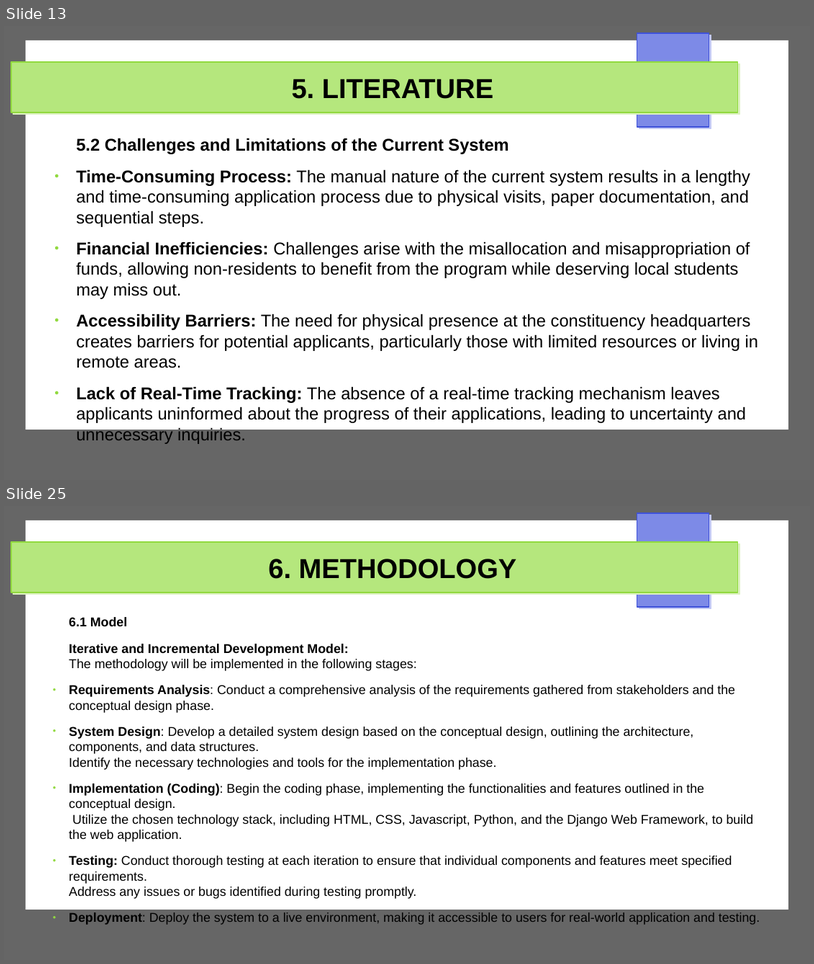
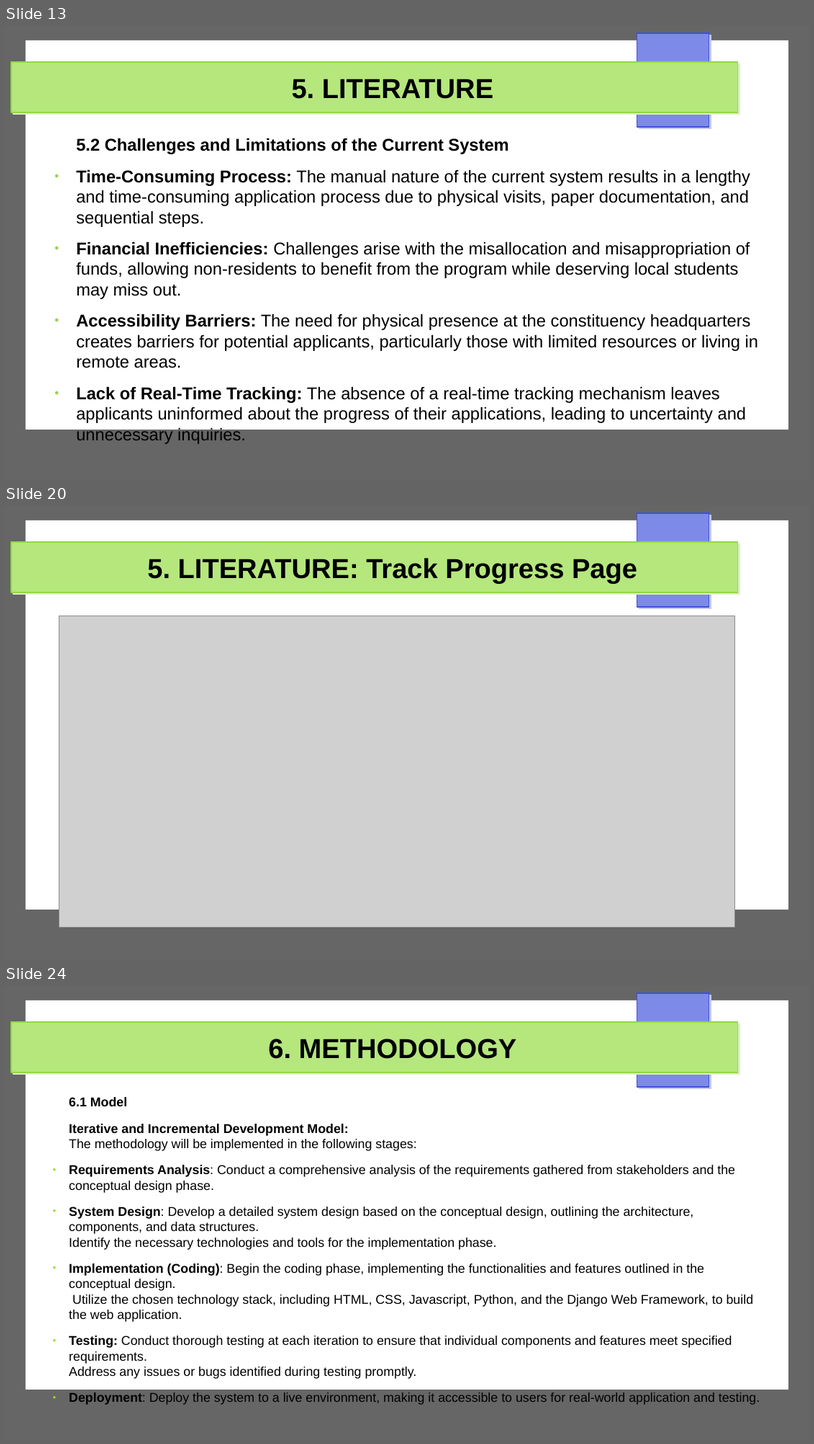
Before and after one commit to Michael-Otieno-Kasuku/Mashinani, a slide deck: docs/proposal/mashinani.pptx. Shown one above the other, each under a label of ours: slides 13 and 25 before the commit, slides 13, 20 and 24 after it; the slides between them are not shown. The pictures are 814x964 and 814x1444 pixels, drawn with LibreOffice and Linux fonts; fonts in the diff are those of the drawing; grey boxes stand for pictures. Boxes give left, top, right and bottom in pixels: in the first picture for what was removed or moved away, otherwise in the second. Text is boxed around its words. In the diff, an @@ line names an element or a change of style, - is before the commit and + after.

```diff
--- a/docs/proposal/mashinani.pptx
+++ b/docs/proposal/mashinani.pptx
@@ slide 20 added at bbox=[4, 506, 810, 960], background #FFFFFF; not listed: 4 template elements that a slide beside it also shows @@
@@ title added at bbox=[147, 558, 638, 584], 27 pt, text #000000, bold @@
+5. LITERATURE: Track Progress Page
@@ picture added at bbox=[59, 615, 736, 926] @@
@@ what was slide 25 is now slide 24 @@
```
Also in this commit, not shown: 10 slides changed, 3 other slides added, 4 slides removed, 3 other files.
